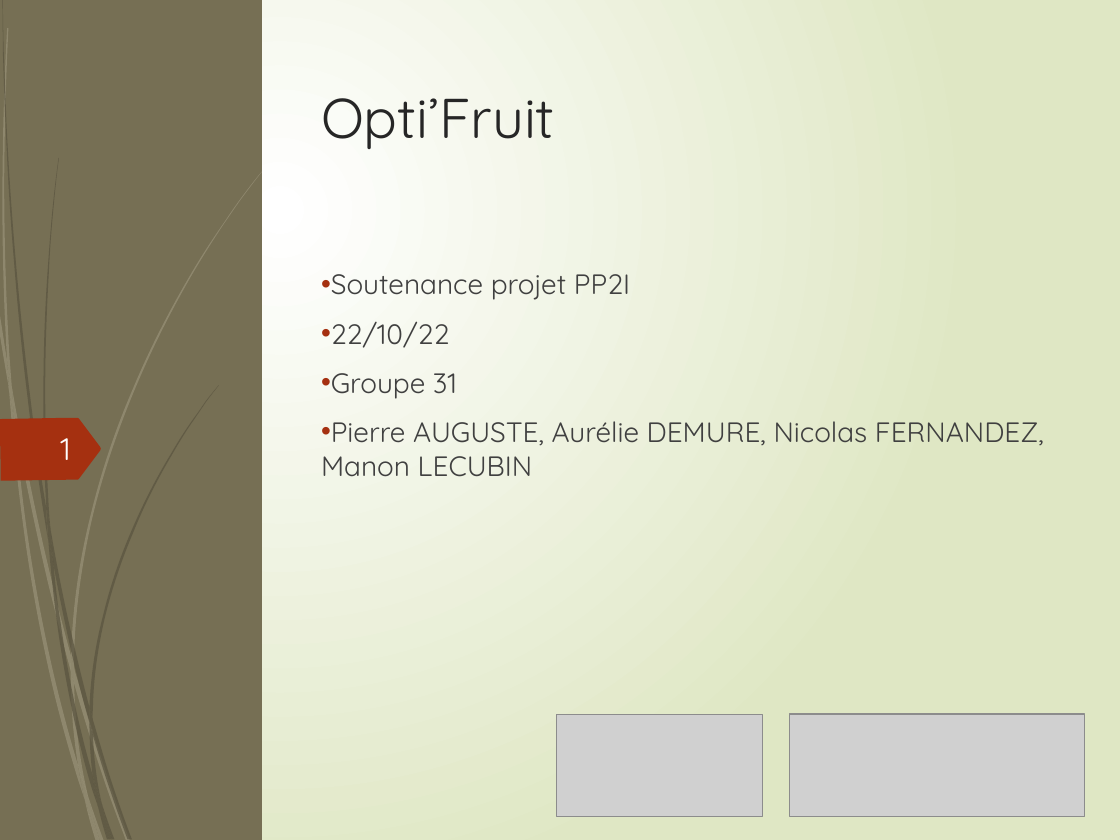
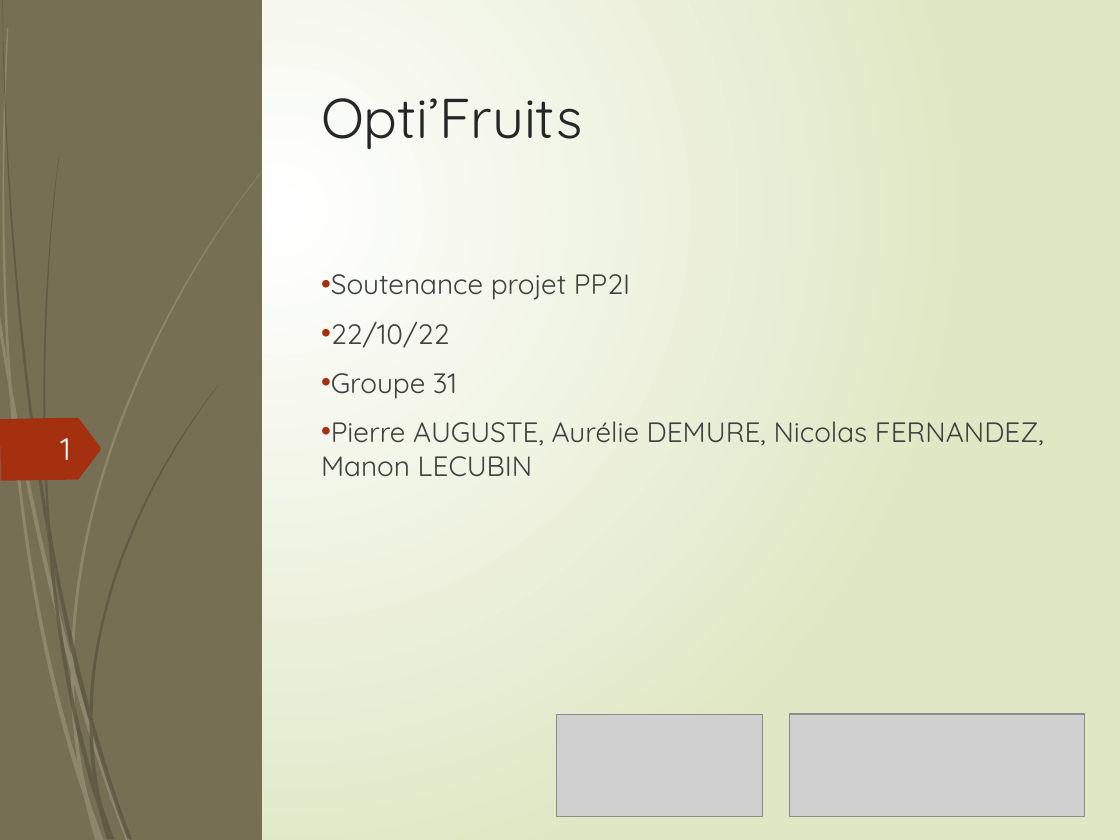
Before and after one commit to AurelieDemure/Opti-Fruits, a slide deck: slide 1 of Diapo-22-10-2022.pptx. Drawn at 1120x840 pixels with LibreOffice and Linux fonts; fonts in the diff are those of the drawing; grey boxes stand for pictures. Boxes give left, top, right and bottom in pixels: in the first picture for what was removed or moved away, otherwise in the second. Text is boxed around its words. In the diff, an @@ line names an element or a change of style, - is before the commit and + after.

```diff
--- a/Diapo-22-10-2022.pptx
+++ b/Diapo-22-10-2022.pptx
@@ title at (x1=321, y1=98, x2=582, y2=149): text changed @@
-Opti’Fruit
+Opti’Fruits
```
